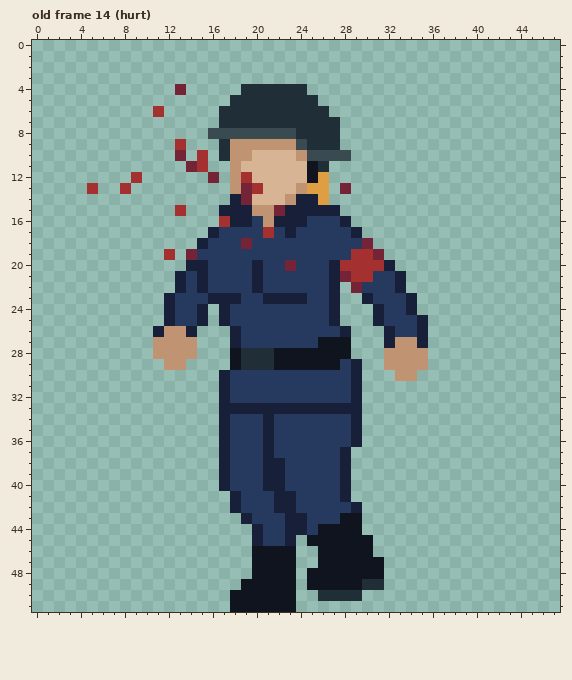
Pixel-art file -- raw assets/mening.ase. The picture above was drawn from the file before the commit.
48x52 pixels, 50 frames. Shown: old frame 14 (hurt). The commit also changed other frames, which this record leaves out.
And afterwards:
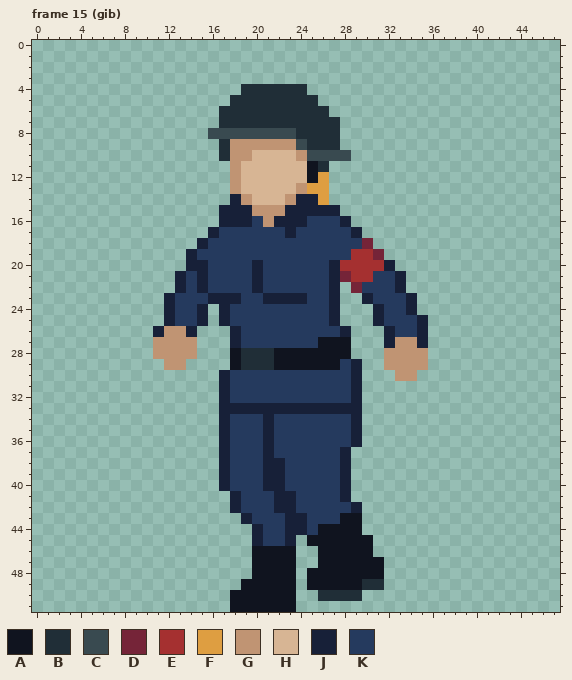
Palette (. is transparent): A #10141f  B #202e37  C #394a50  D #752438  E #a53030  F #de9e41  G #c09473  H #d7b594  J #172038  K #253a5e
A new or re-ordered frame is compared with the old frame closest to it.
Changes in this commit:
{"change": "frames 50 -> 57"}
{"where": "frame 15 (gib) is new; against old frame 14 (hurt), layer \"blood\""}
{"frame":15,"y":4,"x":13,"old":"D","new":"."}
{"frame":15,"y":6,"x":11,"old":"E","new":"."}
{"frame":15,"y":9,"x":13,"old":"E","new":"."}
{"frame":15,"y":10,"x":13,"old":"D","new":"."}
{"frame":15,"y":10,"x":15,"old":"E","new":"."}
{"frame":15,"y":11,"x":14,"old":"DE","new":".."}
{"frame":15,"y":12,"x":9,"old":"E","new":"."}
{"frame":15,"y":12,"x":16,"old":"D","new":"."}
{"frame":15,"y":12,"x":19,"old":"E","new":"H"}
{"frame":15,"y":13,"x":5,"old":"E","new":"."}
{"frame":15,"y":13,"x":8,"old":"E","new":"."}
{"frame":15,"y":13,"x":19,"old":"DE","new":"HH"}
{"frame":15,"y":13,"x":28,"old":"D","new":"."}
{"frame":15,"y":14,"x":19,"old":"D","new":"G"}
{"frame":15,"y":15,"x":13,"old":"E","new":"."}
{"frame":15,"y":15,"x":22,"old":"D","new":"G"}
{"frame":15,"y":16,"x":17,"old":"E","new":"J"}
{"frame":15,"y":17,"x":21,"old":"E","new":"K"}
{"frame":15,"y":18,"x":19,"old":"D","new":"K"}
{"frame":15,"y":19,"x":12,"old":"E","new":"."}
{"frame":15,"y":19,"x":14,"old":"D","new":"J"}
{"frame":15,"y":20,"x":23,"old":"D","new":"K"}
{"label":"changed","picture_box":[87,84,296,271]}
{"label":"erased","picture_box":[340,183,351,194]}
